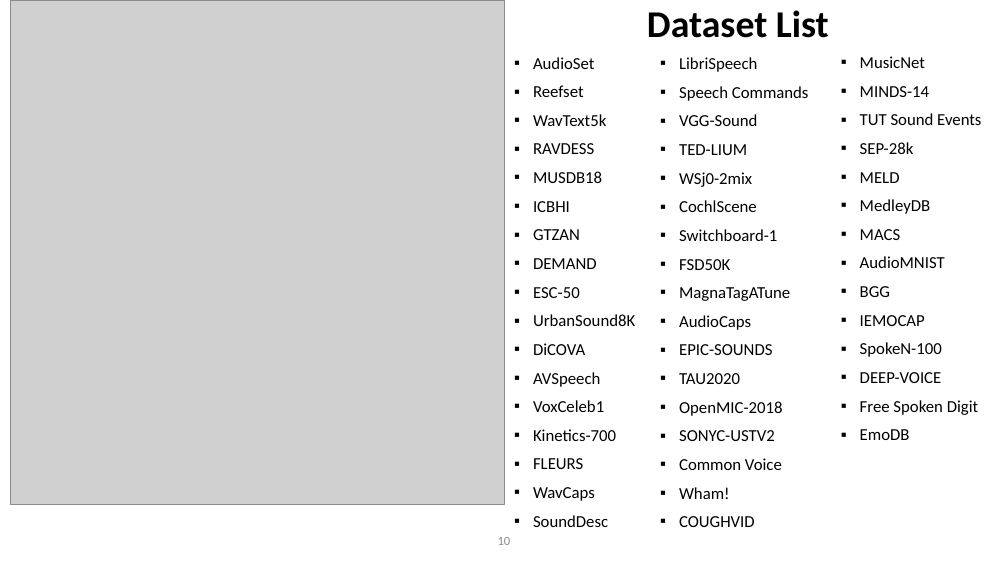
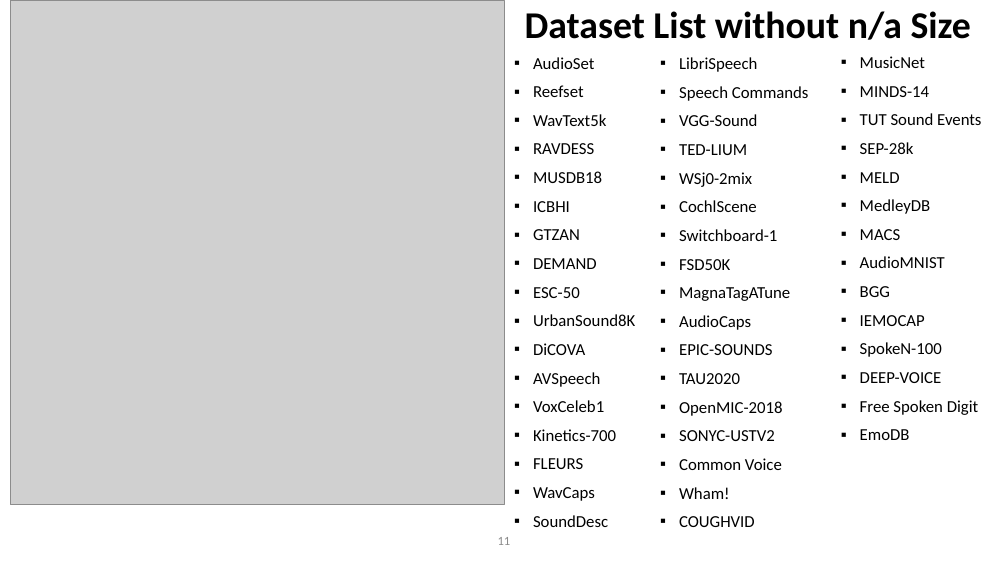
Before and after one commit to lookinALX/Data_Science_and_Co_TU_Wien, a slide deck: slide 11 of BA/datasets_survey_presentation.pptx (slide 10 before the commit). Drawn at 1008x567 pixels with LibreOffice and Linux fonts; fonts in the diff are those of the drawing; grey boxes stand for pictures; background and template pictures are left out. Boxes give left, top, right and bottom in pixels: in the first picture for what was removed or moved away, otherwise in the second. Text is boxed around its words. In the diff, an @@ line names an element or a change of style, - is before the commit and + after.

Commit message:
presentation

```diff
--- a/BA/datasets_survey_presentation.pptx
+++ b/BA/datasets_survey_presentation.pptx
@@ title at [525, 11, 971, 40]: text changed @@
-Dataset List
+Dataset List without n/a Size
@@ page number at [498, 537, 511, 545]: text changed @@
-10
+11
```
Also in this commit, not shown: 1 other slide changed, 8 slides added, 1 other file.
